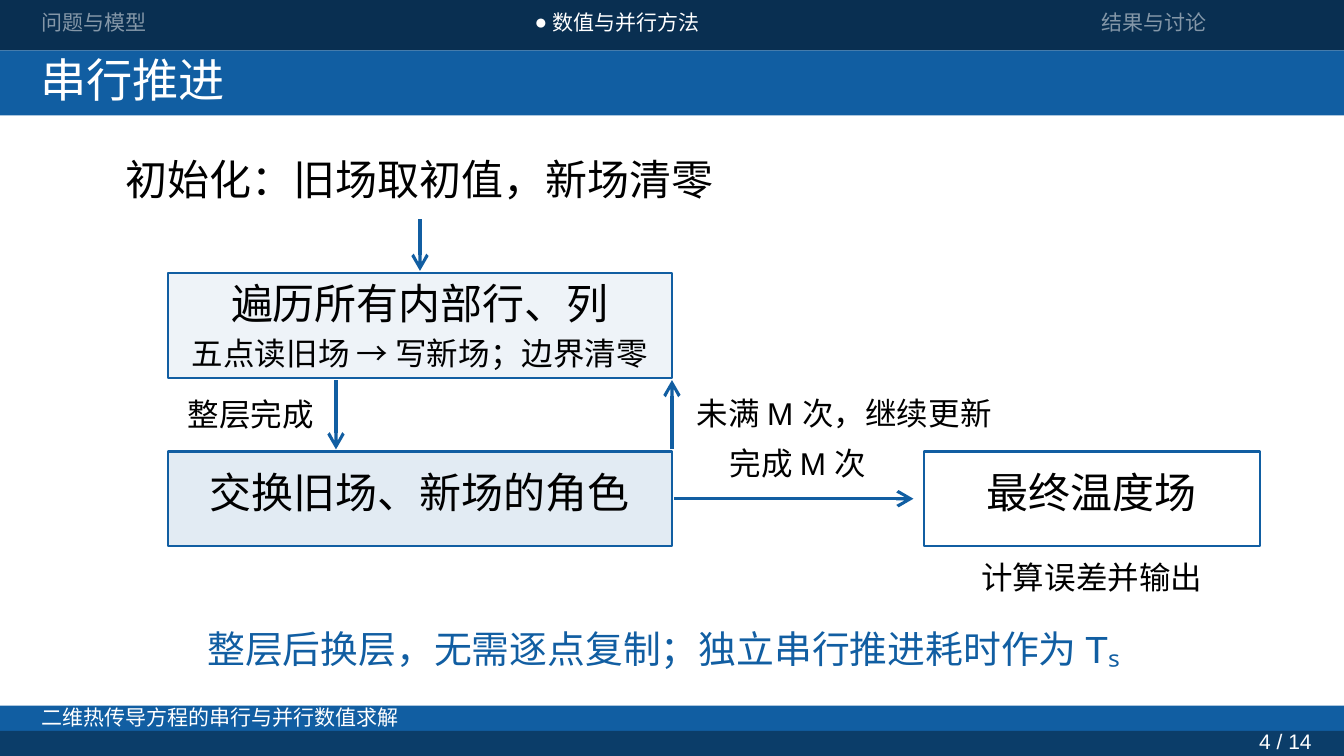
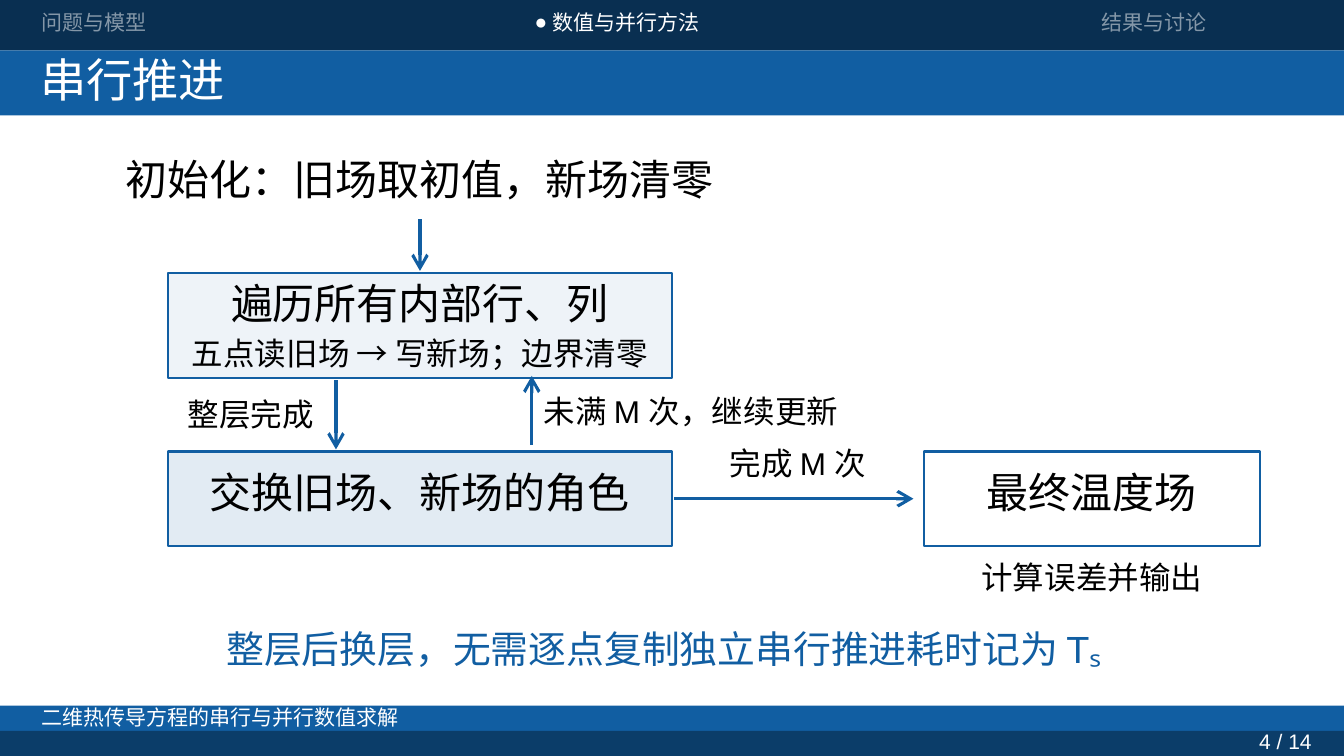
Before and after one commit to JunQianNuo/parallel-heat-solver, a slide deck: slide 4 of report/presentation/current/presentation-v5.pptx. Drawn at 1344x756 pixels with LibreOffice and Linux fonts; fonts in the diff are those of the drawing. Boxes give left, top, right and bottom in pixels: in the first picture for what was removed or moved away, otherwise in the second. Text is boxed around its words. In the diff, an @@ line names an element or a change of style, - is before the commit and + after.

```diff
--- a/report/presentation/current/presentation-v5.pptx
+++ b/report/presentation/current/presentation-v5.pptx
@@ arrow moved from (673, 450) - (673, 380) to (532, 446) - (532, 376) @@
@@ text "未满 M 次，继续更新": place and size @@
-text "未满 M 次，继续更新" at (697,398,991,428)
+text "未满 M 次，继续更新" at (544,396,838,426)
@@ text at (226,631,1101,667): text changed @@
-整层后换层，无需逐点复制；独立串行推进耗时作为 Tₛ
+整层后换层，无需逐点复制独立串行推进耗时记为 Tₛ
```
Also in this commit, not shown: 6 other slides changed, 13 other files.
